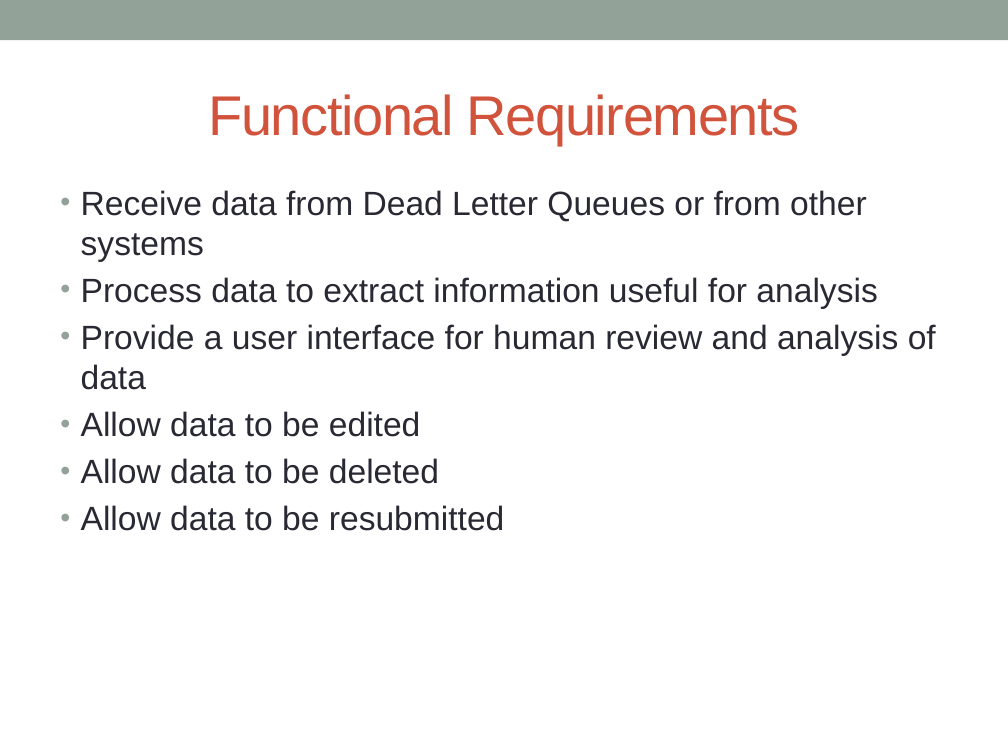
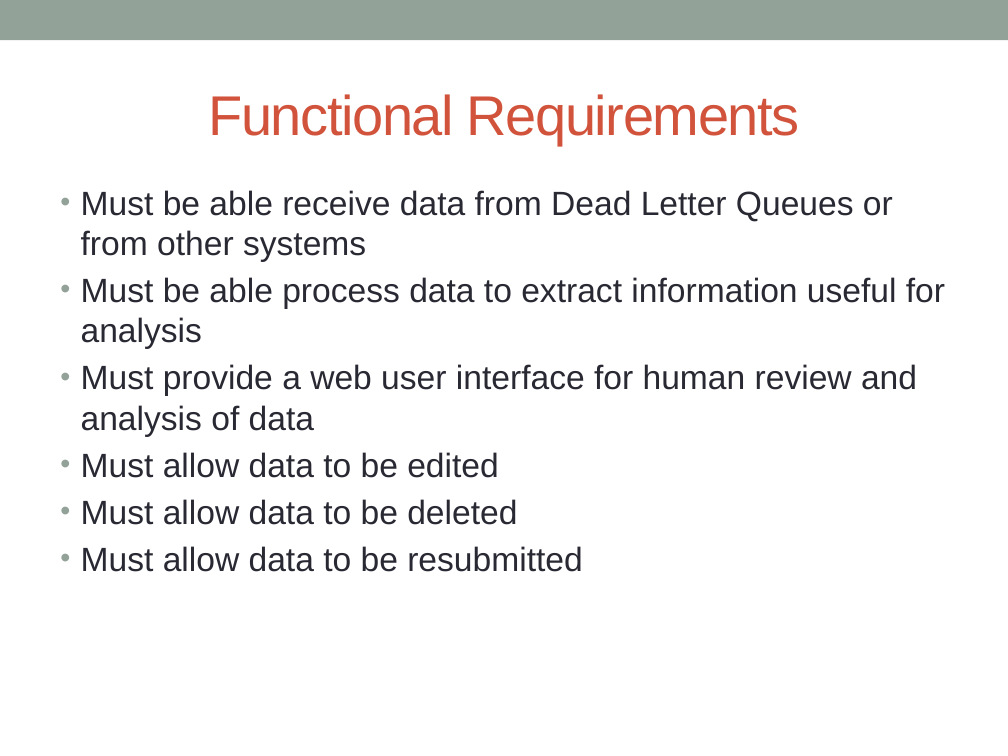
Before and after one commit to Kloudtek/data-repair-center, a slide deck: slide 6 of data-repair-center-presentation.pptx. Drawn at 1008x756 pixels with LibreOffice and Linux fonts; fonts in the diff are those of the drawing. Boxes give left, top, right and bottom in pixels: in the first picture for what was removed or moved away, otherwise in the second. Text is boxed around its words. In the diff, an @@ line names an element or a change of style, - is before the commit and + after.

```diff
--- a/data-repair-center-presentation.pptx
+++ b/data-repair-center-presentation.pptx
@@ text at [81,190,945,572]: text changed @@
-• Receive data from Dead Letter Queues or from other systems
-• Process data to extract information useful for analysis
-• Provide a user interface for human review and analysis of data
-• Allow data to be edited
-• Allow data to be deleted
-• Allow data to be resubmitted
+• Must be able receive data from Dead Letter Queues or from other systems
+• Must be able process data to extract information useful for analysis
+• Must provide a web user interface for human review and analysis of data
+• Must allow data to be edited
+• Must allow data to be deleted
+• Must allow data to be resubmitted
```
Also in this commit, not shown: 5 other slides changed, 2 slides added, 2 other files.
